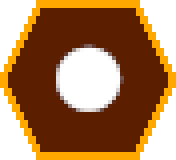
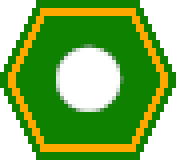
Before/after of a 176px x 160px layered artwork. What changed in the layer stack:
added layer "Edge copy" above "Edge" over [8, 8, 168, 152]
hid "Edge" over [0, 0, 176, 160]
hid "brown.png" over [0, 0, 176, 160]
hid "black.png" over [0, 0, 176, 160]
hid "white.png", moved it above "blue.png" over [0, 0, 176, 160]
hid "blue.png" over [0, 0, 176, 160]
hid "purple.png" over [0, 0, 176, 160]
hid "red.png" over [0, 0, 176, 160]
